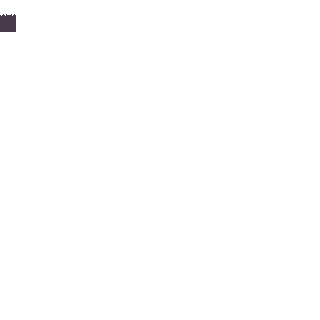
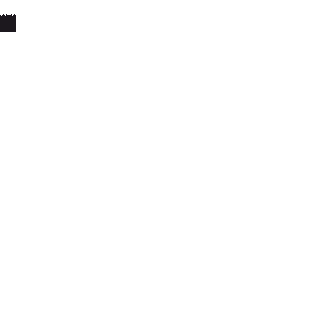
Layers edited between the first and the second 320px x 320px image:
painted on "Layer 1" over [0,14,16,32]
